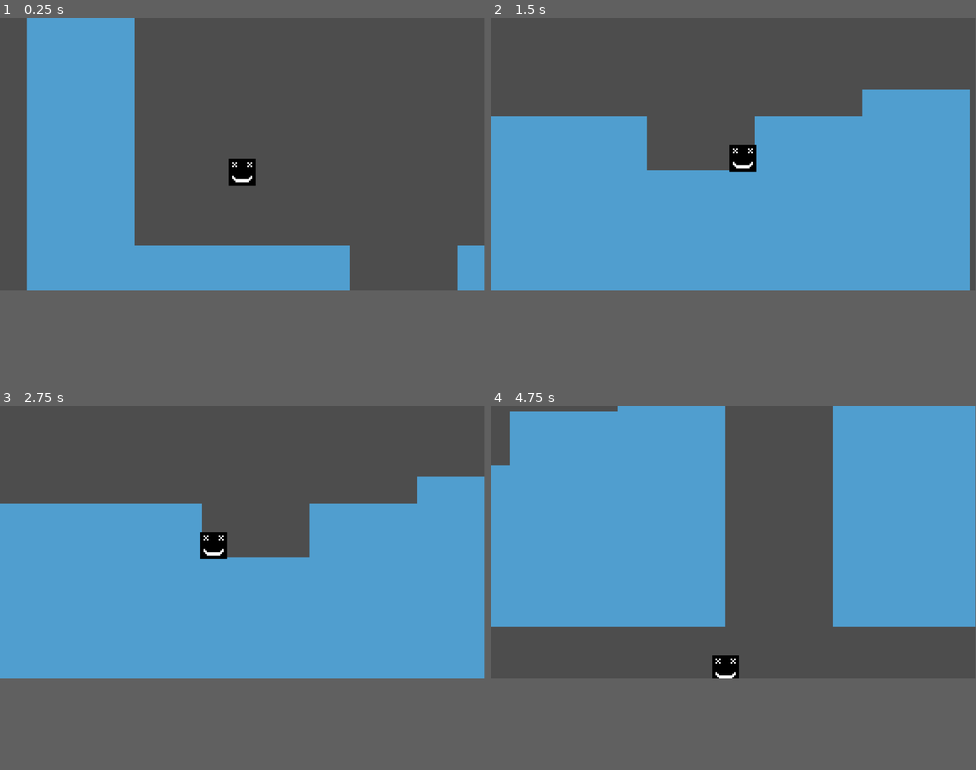
Above: before the commit, frames 1-4 (two rows, left to right).
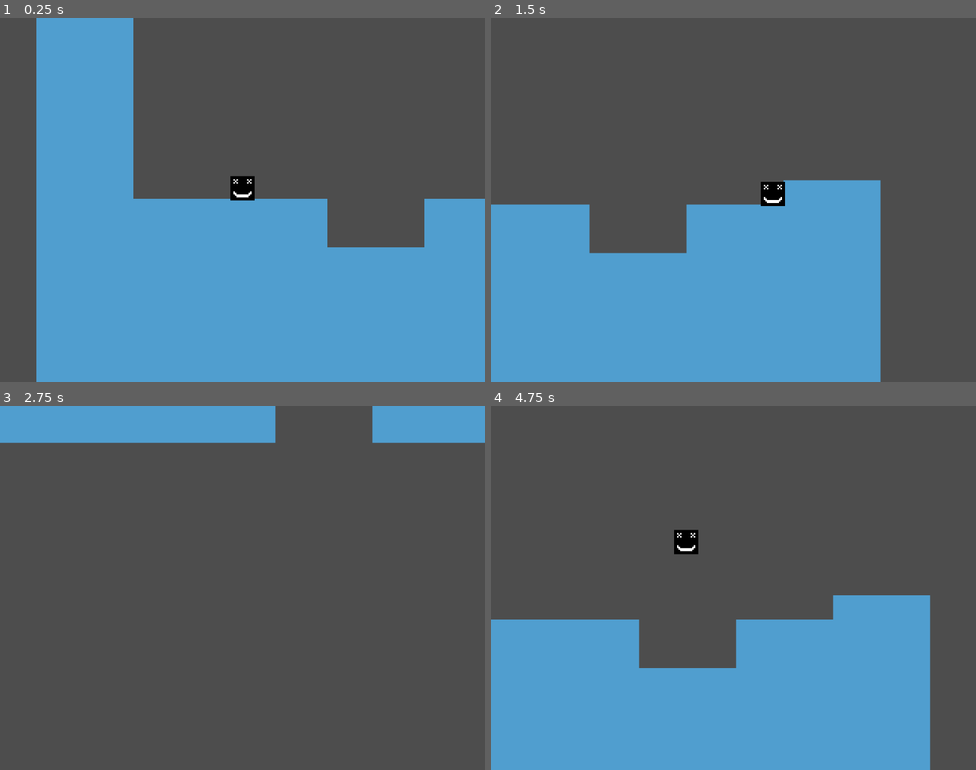
Above: after the commit, the same moments.

Repository: AashaStudios/DoodlyGameJam1
Game: Godot game, scene res://scenes/game.tscn
Same seed, same stepped clock (60 frames per second), same inputs: the game is played once before the commit and once after it.
Inputs:
- Up to frame 1 (0.25 s): no input
- Up to frame 2 (1.5 s): tap Enter (ui_accept) at 0.5, 0.77 s; hold Right (ui_right) from 0.53 s (still down)
- Up to frame 3 (2.75 s): tap Enter (ui_accept) at 1.52 s; release Right (ui_right) at 2.03 s; hold Left (ui_left) from 2.03 s (still down)
- Up to frame 4 (4.75 s): release Left (ui_left) at 2.78 s; hold Right (ui_right) 2.78-4.28 s; tap Enter (ui_accept) at 3.02, 3.77, 4.52 s; hold Left (ui_left) from 4.28 s (still down)
In our replay, the window is 799x449 before the commit and 800x600 after it. These sizes can differ from the game's own. Grey fills any space a smaller window leaves; there, only what the larger window draws over its background counts as a difference.

The runs differ from the first frame. In frame 1, 13% of the frame differs, in the area x 0-100%, y 0-100%; in frame 2, 34%; in frame 3, 54%; in frame 4, 58%.

Commit message:
Changed window ratio to 4:3

Diff:
--- a/project.godot
+++ b/project.godot
@@ -19,6 +19,14 @@
 config/features=PackedStringArray("4.6", "GL Compatibility")
 config/icon="res://icon.svg"
 
+[display]
+
+window/size/viewport_width=320
+window/size/viewport_height=240
+window/size/window_width_override=640
+window/size/window_height_override=480
+window/stretch/mode="canvas_items"
+
 [rendering]
 
 textures/canvas_textures/default_texture_filter=0
--- a/scenes/game.tscn
+++ b/scenes/game.tscn
@@ -60,9 +60,9 @@
 
 [node name="Player" parent="." unique_id=112369351 instance=ExtResource("1_uwrxv")]
 z_index = 5
+position = Vector2(8, 64)
 
 [node name="Camera2D" type="Camera2D" parent="Player" unique_id=1985321138]
-zoom = Vector2(4, 4)
 position_smoothing_enabled = true
 
 [node name="TileMapLayer" type="TileMapLayer" parent="." unique_id=2098127585]
@@ -147,4 +147,4 @@
 z_index = -1
 
 [node name="MovingSpike" parent="MovingSpikes" unique_id=1293692750 instance=ExtResource("6_p57ef")]
-position = Vector2(336, 48)
+position = Vector2(360, 48)
